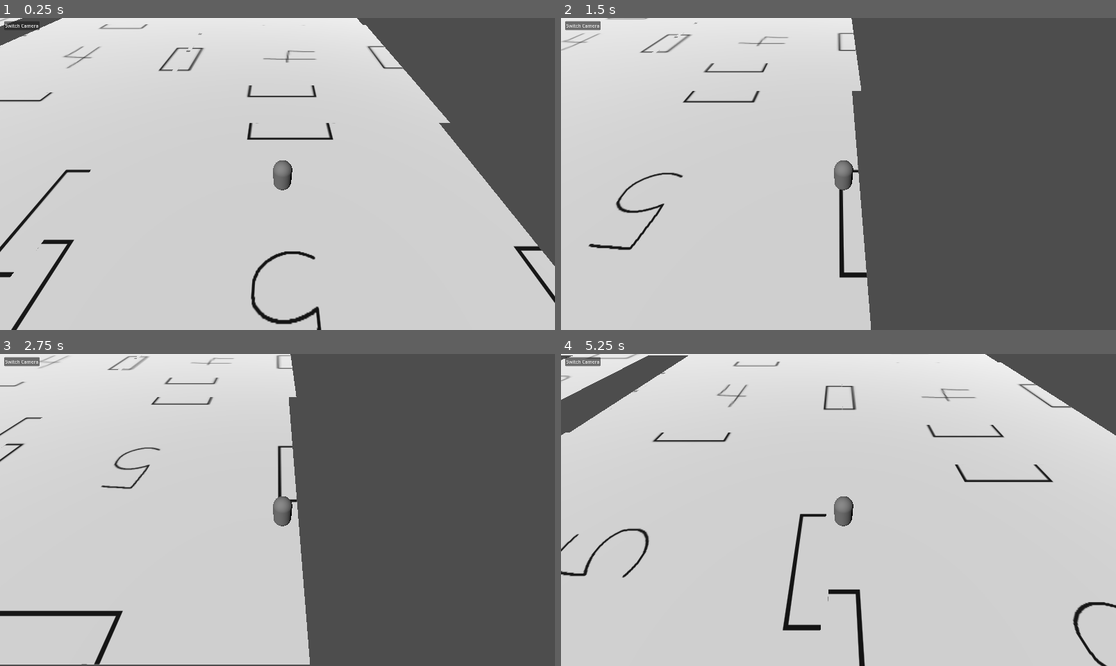
Above: before the commit, frames 1-4 (two rows, left to right).
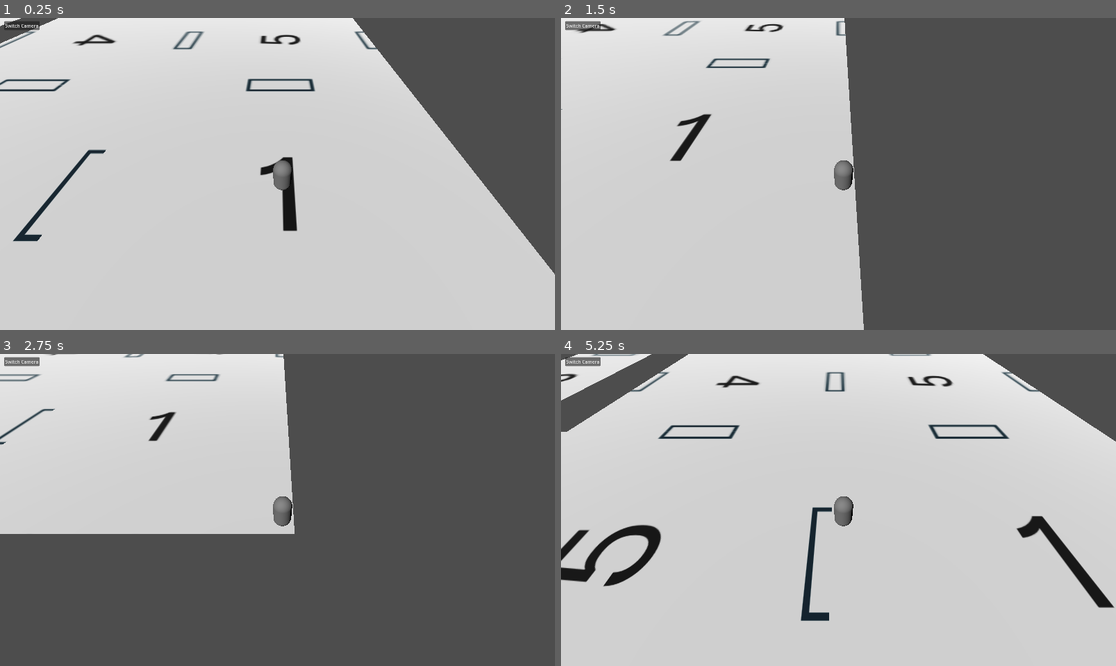
Above: after the commit, the same moments.

Repository: Team-C-623/koven_game
Game: Godot game, scene res://scenes/main3d.tscn
The game is run twice, just before and just after one commit, with the same random seed, the same clock (stepped at 60 frames per second) and the same inputs.
Inputs:
- Up to frame 1 (0.25 s): no input
- Up to frame 2 (1.5 s): tap Enter at 0.5 s; hold D (right) 0.53-1.28 s; hold S (down) from 1.28 s (still down)
- Up to frame 3 (2.75 s): release S (down) at 2.03 s; hold D (right) from 2.03 s (still down)
- Up to frame 4 (5.25 s): tap Space at 2.75 s; release D (right) at 2.78 s; hold W (up) 2.78-3.53 s; hold A (left) 3.53-5.03 s; tap Enter at 5 s; hold S (down) from 5.03 s (still down)

The runs differ from the first frame. In frame 1, 5.1% of the frame differs, in the area x 0-100%, y 0-100%; in frame 2, 3.2%; in frame 3, 25%, in the area x 0-56%, y 0-100%; in frame 4, 6.3%.

Commit message:
implemented new textures and collision
cleanup, comments, added new sprites to the rooms and fixed their collision and positioning

Diff:
--- a/scenes/main3d.tscn
+++ b/scenes/main3d.tscn
@@ -1,6 +1,6 @@
 [gd_scene load_steps=5 format=3 uid="uid://cirl17lt8b0qy"]
 
-[ext_resource type="PackedScene" uid="uid://na8sbq0ipt4w" path="res://scenes/room1_3d.tscn" id="1_cfuyy"]
+[ext_resource type="PackedScene" uid="uid://na8sbq0ipt4w" path="res://scenes/room1.tscn" id="1_cfuyy"]
 [ext_resource type="Script" path="res://scripts/main.gd" id="1_tbt52"]
 [ext_resource type="PackedScene" uid="uid://cjjcwfil4vt7w" path="res://scenes/player_3d.tscn" id="2_mjsmv"]
 [ext_resource type="Script" path="res://scripts/map.gd" id="4_scj2c"]
@@ -39,6 +39,6 @@
 [node name="Map" type="Node3D" parent="."]
 script = ExtResource("4_scj2c")
 
-[node name="room1_3d" parent="Map" instance=ExtResource("1_cfuyy")]
+[node name="room1" parent="Map" instance=ExtResource("1_cfuyy")]
 
 [connection signal="pressed" from="SwitchCamButton" to="." method="switch_cam"]
--- a/scenes/room1_3d.tscn
+++ b/scenes/room1.tscn
@@ -1,14 +1,20 @@
 [gd_scene load_steps=4 format=3 uid="uid://na8sbq0ipt4w"]
 
-[ext_resource type="Texture2D" uid="uid://3ci5ay7k73qr" path="res://assets/room1new.png" id="1_opx2e"]
 [ext_resource type="Script" path="res://scripts/room1.gd" id="1_whfxc"]
+[ext_resource type="Texture2D" uid="uid://tlq13q1g62t2" path="res://assets/room1newer.PNG" id="2_8i6pc"]
 
 [sub_resource type="WorldBoundaryShape3D" id="WorldBoundaryShape3D_vcy58"]
 
-[node name="room1_3d" type="StaticBody3D"]
+[node name="room1" type="StaticBody3D"]
 script = ExtResource("1_whfxc")
 
+[node name="Sprite3D" type="Sprite3D" parent="."]
+axis = 1
+shaded = true
+texture = ExtResource("2_8i6pc")
+
 [node name="Area3D" type="Area3D" parent="."]
+visible = false
 collision_layer = 2
 collision_mask = 2
 
@@ -18,7 +24,7 @@
 
 [node name="WallDoor1" type="CollisionPolygon3D" parent="Area3D"]
 transform = Transform3D(-0.1, 0, -8.74228e-09, 0, 0.1, 0, 8.74228e-09, 0, -0.1, 0, 0, -3)
-polygon = PackedVector2Array(30, 0, 30, 19, -30, 19, -30, 0, -8, 0, -8, 16, 7, 16, 7, 0)
+polygon = PackedVector2Array(30, 0, 30, 19, -30, 19, -30, 0, -8, 0, -8, 16, 8, 16, 8, 0)
 
 [node name="Wall2" type="CollisionPolygon3D" parent="Area3D"]
 transform = Transform3D(-4.37114e-09, 0, -0.1, 0, 0.1, 0, 0.1, 0, -4.37114e-09, -3, 0, 0)
@@ -32,13 +38,8 @@
 transform = Transform3D(0.1, 0, 0, 0, 0.1, 0, 0, 0, 0.1, 0, 0, 3)
 polygon = PackedVector2Array(30, 0, 30, 19, -30, 19, -30, 0)
 
-[node name="Sprite3D" type="Sprite3D" parent="."]
-axis = 1
-shaded = true
-texture = ExtResource("1_opx2e")
-
 [node name="DoorPosU" type="Node3D" parent="."]
-transform = Transform3D(1, 0, 0, 0, 1, 0, 0, 0, 1, 0.039656, 0, -3)
+transform = Transform3D(1, 0, 0, 0, 1, 0, 0, 0, 1, 0, 0, -3)
 
 [node name="Floor" type="CollisionShape3D" parent="."]
 transform = Transform3D(0.3, 0, 0, 0, 0.3, 0, 0, 0, 0.3, 0, 0, 0)
@@ -46,7 +47,7 @@
 
 [node name="WallDoor1" type="CollisionPolygon3D" parent="."]
 transform = Transform3D(-0.1, 0, -8.74228e-09, 0, 0.1, 0, 8.74228e-09, 0, -0.1, 0, 0, -3)
-polygon = PackedVector2Array(30, 0, 30, 19, -30, 19, -30, 0, -8, 0, -8, 16, 7, 16, 7, 0)
+polygon = PackedVector2Array(30, 0, 30, 19, -30, 19, -30, 0, -8, 0, -8, 16, 8, 16, 8, 0)
 
 [node name="Wall2" type="CollisionPolygon3D" parent="."]
 transform = Transform3D(-4.37114e-09, 0, -0.1, 0, 0.1, 0, 0.1, 0, -4.37114e-09, -3, 0, 0)
--- a/scenes/room2_3d.tscn
+++ b/scenes/room2.tscn
@@ -1,17 +1,17 @@
 [gd_scene load_steps=4 format=3 uid="uid://c7fg5epxjkipk"]
 
-[ext_resource type="Texture2D" uid="uid://blirhab4rv2vr" path="res://assets/room2new.png" id="1_5do4t"]
-[ext_resource type="Script" path="res://scripts/room2.gd" id="1_5g8y7"]
+[ext_resource type="Script" path="res://scripts/room2.gd" id="1_qnv86"]
+[ext_resource type="Texture2D" uid="uid://cy3t5fi4bysoq" path="res://assets/room2newer.png" id="2_8ivkf"]
 
 [sub_resource type="WorldBoundaryShape3D" id="WorldBoundaryShape3D_1yg7t"]
 
-[node name="room2_3d" type="StaticBody3D"]
-script = ExtResource("1_5g8y7")
+[node name="room2" type="StaticBody3D"]
+script = ExtResource("1_qnv86")
 
 [node name="Sprite3D" type="Sprite3D" parent="."]
 axis = 1
 shaded = true
-texture = ExtResource("1_5do4t")
+texture = ExtResource("2_8ivkf")
 
 [node name="Floor" type="CollisionShape3D" parent="."]
 transform = Transform3D(0.3, 0, 0, 0, 0.3, 0, 0, 0, 0.3, 0, 0, 0)
@@ -19,7 +19,7 @@
 
 [node name="WallDoor1" type="CollisionPolygon3D" parent="."]
 transform = Transform3D(-0.1, 0, -8.74228e-09, 0, 0.1, 0, 8.74228e-09, 0, -0.1, 0, 0, -3)
-polygon = PackedVector2Array(15, 0, 15, 19, -15, 19, -15, 0, -8, 0, -8, 16, 7, 16, 7, 0)
+polygon = PackedVector2Array(15, 0, 15, 19, -15, 19, -15, 0, -8, 0, -8, 16, 8, 16, 8, 0)
 
 [node name="Wall2" type="CollisionPolygon3D" parent="."]
 transform = Transform3D(-4.37114e-09, 0, -0.1, 0, 0.1, 0, 0.1, 0, -4.37114e-09, -1.5, 0, 0)
@@ -31,10 +31,10 @@
 
 [node name="WallDoor4" type="CollisionPolygon3D" parent="."]
 transform = Transform3D(0.1, 0, 0, 0, 0.1, 0, 0, 0, 0.1, 0, 0, 3)
-polygon = PackedVector2Array(15, 0, 15, 19, -15, 19, -15, 0, -9, 0, -9, 16, 6, 16, 6, 0)
+polygon = PackedVector2Array(15, 0, 15, 19, -15, 19, -15, 0, -8, 0, -8, 16, 8, 16, 8, 0)
 
 [node name="DoorPosU" type="Node3D" parent="."]
-transform = Transform3D(1, 0, 0, 0, 1, 0, 0, 0, 1, 0.110407, 0, -3)
+transform = Transform3D(1, 0, 0, 0, 1, 0, 0, 0, 1, 0, 0, -3)
 
 [node name="DoorPosD" type="Node3D" parent="."]
-transform = Transform3D(1, 0, 0, 0, 1, 0, 0, 0, 1, -0.163929, 0, 3)
+transform = Transform3D(1, 0, 0, 0, 1, 0, 0, 0, 1, 0, 0, 3)
--- a/scenes/room3_3d.tscn
+++ b/scenes/room3.tscn
@@ -1,17 +1,17 @@
 [gd_scene load_steps=4 format=3 uid="uid://nx3cu52sp4hs"]
 
-[ext_resource type="Script" path="res://scripts/room3.gd" id="1_n47yv"]
-[ext_resource type="Texture2D" uid="uid://bk38yclnuxb55" path="res://assets/room3new.png" id="1_x0wey"]
+[ext_resource type="Script" path="res://scripts/room3.gd" id="1_olwfr"]
+[ext_resource type="Texture2D" uid="uid://dbldsd0l0sgr0" path="res://assets/room3newer.PNG" id="2_uijkg"]
 
 [sub_resource type="WorldBoundaryShape3D" id="WorldBoundaryShape3D_cgmqh"]
 
-[node name="room3_3d" type="StaticBody3D"]
-script = ExtResource("1_n47yv")
+[node name="room3" type="StaticBody3D"]
+script = ExtResource("1_olwfr")
 
 [node name="Sprite3D" type="Sprite3D" parent="."]
 axis = 1
 shaded = true
-texture = ExtResource("1_x0wey")
+texture = ExtResource("2_uijkg")
 
 [node name="Floor" type="CollisionShape3D" parent="."]
 transform = Transform3D(0.3, 0, 0, 0, 0.3, 0, 0, 0, 0.3, 0, 0, 0)
@@ -23,7 +23,7 @@
 
 [node name="WallDoor2" type="CollisionPolygon3D" parent="."]
 transform = Transform3D(-4.37114e-09, 0, -0.1, 0, 0.1, 0, 0.1, 0, -4.37114e-09, -3, 0, 0)
-polygon = PackedVector2Array(30, 0, 30, 19, -30, 19, -30, 0, -11, 0, -11, 17, 4, 17, 4, 0)
+polygon = PackedVector2Array(30, 0, 30, 19, -30, 19, -30, 0, -8, 0, -8, 17, 8, 17, 8, 0)
 
 [node name="Wall3" type="CollisionPolygon3D" parent="."]
 transform = Transform3D(-4.37114e-09, 0, -0.1, 0, 0.1, 0, 0.1, 0, -4.37114e-09, 3, 0, 0)
@@ -31,10 +31,10 @@
 
 [node name="WallDoor4" type="CollisionPolygon3D" parent="."]
 transform = Transform3D(0.1, 0, 0, 0, 0.1, 0, 0, 0, 0.1, 0, 0, 3)
-polygon = PackedVector2Array(30, 0, 30, 19, -30, 19, -30, 0, -11, 0, -11, 16, 4, 16, 4, 0)
+polygon = PackedVector2Array(30, 0, 30, 19, -30, 19, -30, 0, -8, 0, -8, 17, 8, 17, 8, 0)
 
 [node name="DoorPosL" type="Node3D" parent="."]
-transform = Transform3D(1, 0, 0, 0, 1, 0, 0, 0, 1, -3, 0, -0.385369)
+transform = Transform3D(1, 0, 0, 0, 1, 0, 0, 0, 1, -3, 0, 0)
 
 [node name="DoorPosD" type="Node3D" parent="."]
-transform = Transform3D(1, 0, 0, 0, 1, 0, 0, 0, 1, -0.376159, 0, 3)
+transform = Transform3D(1, 0, 0, 0, 1, 0, 0, 0, 1, 0, 0, 3)
--- a/scenes/room4.tscn
+++ b/scenes/room4.tscn
@@ -1,7 +1,7 @@
 [gd_scene load_steps=4 format=3 uid="uid://bbg6frkka47sn"]
 
-[ext_resource type="Texture2D" uid="uid://t3ic2ljvk0w8" path="res://assets/room4.png" id="1_06ser"]
 [ext_resource type="Script" path="res://scripts/room4.gd" id="1_n08vc"]
+[ext_resource type="Texture2D" uid="uid://ee8n3fake6as" path="res://assets/room4newer.PNG" id="2_k0rwq"]
 
 [sub_resource type="WorldBoundaryShape3D" id="WorldBoundaryShape3D_42x5r"]
 
@@ -11,7 +11,7 @@
 [node name="Sprite3D" type="Sprite3D" parent="."]
 axis = 1
 shaded = true
-texture = ExtResource("1_06ser")
+texture = ExtResource("2_k0rwq")
 
 [node name="Floor" type="CollisionShape3D" parent="."]
 transform = Transform3D(0.3, 0, 0, 0, 0.3, 0, 0, 0, 0.3, 0, 0, 0)
@@ -19,7 +19,7 @@
 
 [node name="WallDoor1" type="CollisionPolygon3D" parent="."]
 transform = Transform3D(-0.1, 0, -8.74228e-09, 0, 0.1, 0, 8.74228e-09, 0, -0.1, 0, 0, -3)
-polygon = PackedVector2Array(30, 0, 30, 19, -30, 19, -30, 0, -6, 0, -6, 16, 9, 16, 9, 0)
+polygon = PackedVector2Array(30, 0, 30, 19, -30, 19, -30, 0, -8, 0, -8, 16, 8, 16, 8, 0)
 
 [node name="Wall2" type="CollisionPolygon3D" parent="."]
 transform = Transform3D(-4.37114e-09, 0, -0.1, 0, 0.1, 0, 0.1, 0, -4.37114e-09, -3, 0, 0)
@@ -27,17 +27,17 @@
 
 [node name="WallDoor3" type="CollisionPolygon3D" parent="."]
 transform = Transform3D(-4.37114e-09, 0, -0.1, 0, 0.1, 0, 0.1, 0, -4.37114e-09, 3, 0, 0)
-polygon = PackedVector2Array(30, 0, 30, 19, -30, 19, -30, 0, -6, 0, -6, 16, 9, 16, 9, 0)
+polygon = PackedVector2Array(30, 0, 30, 19, -30, 19, -30, 0, -8, 0, -8, 16, 8, 16, 8, 0)
 
 [node name="WallDoor4" type="CollisionPolygon3D" parent="."]
 transform = Transform3D(0.1, 0, 0, 0, 0.1, 0, 0, 0, 0.1, 0, 0, 3)
-polygon = PackedVector2Array(30, 0, 30, 19, -30, 19, -30, 0, -7, 0, -7, 16, 8, 16, 8, 0)
+polygon = PackedVector2Array(30, 0, 30, 19, -30, 19, -30, 0, -8, 0, -8, 16, 8, 16, 8, 0)
 
 [node name="DoorPosU" type="Node3D" parent="."]
-transform = Transform3D(1, 0, 0, 0, 1, 0, 0, 0, 1, -0.125188, 0, -3)
+transform = Transform3D(1, 0, 0, 0, 1, 0, 0, 0, 1, 0, 0, -3)
 
 [node name="DoorPosD" type="Node3D" parent="."]
-transform = Transform3D(1, 0, 0, 0, 1, 0, 0, 0, 1, 0.00839865, 0, 3)
+transform = Transform3D(1, 0, 0, 0, 1, 0, 0, 0, 1, 0, 0, 3)
 
 [node name="DoorPosR" type="Node3D" parent="."]
-transform = Transform3D(1, 0, 0, 0, 1, 0, 0, 0, 1, 3, 0, 0.129039)
+transform = Transform3D(1, 0, 0, 0, 1, 0, 0, 0, 1, 3, 0, 0)
--- a/scenes/room5.tscn
+++ b/scenes/room5.tscn
@@ -1,7 +1,7 @@
 [gd_scene load_steps=4 format=3 uid="uid://cieu5rfqhyfnd"]
 
 [ext_resource type="Script" path="res://scripts/room5.gd" id="1_gn8j5"]
-[ext_resource type="Texture2D" uid="uid://s3vuw5s6phpj" path="res://assets/room5.png" id="1_qubmv"]
+[ext_resource type="Texture2D" uid="uid://dj3ahi804idrc" path="res://assets/room5newer.PNG" id="2_ous34"]
 
 [sub_resource type="WorldBoundaryShape3D" id="WorldBoundaryShape3D_g50og"]
 
@@ -11,7 +11,7 @@
 [node name="Sprite3D" type="Sprite3D" parent="."]
 axis = 1
 shaded = true
-texture = ExtResource("1_qubmv")
+texture = ExtResource("2_ous34")
 
 [node name="Floor" type="CollisionShape3D" parent="."]
 transform = Transform3D(0.3, 0, 0, 0, 0.3, 0, 0, 0, 0.3, 0, 0, 0)
@@ -19,28 +19,28 @@
 
 [node name="WallDoor1" type="CollisionPolygon3D" parent="."]
 transform = Transform3D(-0.1, 0, -8.74228e-09, 0, 0.1, 0, 8.74228e-09, 0, -0.1, 0, 0, -3)
-polygon = PackedVector2Array(30, 0, 30, 19, -30, 19, -30, 0, -5, 0, -5, 16, 10, 16, 10, 0)
+polygon = PackedVector2Array(30, 0, 30, 19, -30, 19, -30, 0, -8, 0, -8, 16, 8, 16, 8, 0)
 
 [node name="WallDoor2" type="CollisionPolygon3D" parent="."]
 transform = Transform3D(-4.37114e-09, 0, -0.1, 0, 0.1, 0, 0.1, 0, -4.37114e-09, -3, 0, 0)
-polygon = PackedVector2Array(30, 0, 30, 19, -30, 19, -30, 0, -9, 0, -9, 16, 6, 16, 6, 0)
+polygon = PackedVector2Array(30, 0, 30, 19, -30, 19, -30, 0, -8, 0, -8, 16, 8, 16, 8, 0)
 
 [node name="WallDoor3" type="CollisionPolygon3D" parent="."]
 transform = Transform3D(-4.37114e-09, 0, -0.1, 0, 0.1, 0, 0.1, 0, -4.37114e-09, 3, 0, 0)
-polygon = PackedVector2Array(30, 0, 30, 19, -30, 19, -30, 0, -8, 0, -8, 16, 7, 16, 7, 0)
+polygon = PackedVector2Array(30, 0, 30, 19, -30, 19, -30, 0, -8, 0, -8, 16, 8, 16, 8, 0)
 
 [node name="WallDoor4" type="CollisionPolygon3D" parent="."]
 transform = Transform3D(0.1, 0, 0, 0, 0.1, 0, 0, 0, 0.1, 0, 0, 3)
-polygon = PackedVector2Array(30, 0, 30, 19, -30, 19, -30, 0, -8, 0, -8, 16, 6, 16, 6, 0)
+polygon = PackedVector2Array(30, 0, 30, 19, -30, 19, -30, 0, -8, 0, -8, 16, 8, 16, 8, 0)
 
 [node name="DoorPosL" type="Node3D" parent="."]
-transform = Transform3D(1, 0, 0, 0, 1, 0, 0, 0, 1, -3, 0, -0.131162)
+transform = Transform3D(1, 0, 0, 0, 1, 0, 0, 0, 1, -3, 0, 0)
 
 [node name="DoorPosD" type="Node3D" parent="."]
-transform = Transform3D(1, 0, 0, 0, 1, 0, 0, 0, 1, -0.0896384, 0, 3)
+transform = Transform3D(1, 0, 0, 0, 1, 0, 0, 0, 1, 0, 0, 3)
 
 [node name="DoorPosR" type="Node3D" parent="."]
-transform = Transform3D(1, 0, 0, 0, 1, 0, 0, 0, 1, 3, 0, -0.0440629)
+transform = Transform3D(1, 0, 0, 0, 1, 0, 0, 0, 1, 3, 0, 0)
 
 [node name="DoorPosU" type="Node3D" parent="."]
-transform = Transform3D(1, 0, 0, 0, 1, 0, 0, 0, 1, -0.206696, 0, -3)
+transform = Transform3D(1, 0, 0, 0, 1, 0, 0, 0, 1, 0, 0, -3)
--- a/scripts/main.gd
+++ b/scripts/main.gd
@@ -1,22 +1,28 @@
 extends Node3D
 
-var room2scene = preload("res://scenes/room2_3d.tscn")
-var room3scene = preload("res://scenes/room3_3d.tscn")
+# imports rooms as packed scenes
+var room2scene = preload("res://scenes/room2.tscn")
+var room3scene = preload("res://scenes/room3.tscn")
 var room4scene = preload("res://scenes/room4.tscn")
 var room5scene = preload("res://scenes/room5.tscn")
 
+# creates a list of the options for rooms to choose from when generating
+# probably a better way to do this? idk
 var room_options = [room2scene, room3scene, room4scene, room5scene]
 
 # Called when the node enters the scene tree for the first time.
 func _ready() -> void:
 	generate()
 
+	# create a non-random room, adds it to the tree and then sets its position
 	#var instance1 = get_node("Map")._add_room(room2scene)
-	#get_node("Map")._set_room_position(instance1, get_node("Map/room1_3d"), "DoorPosU", "DoorPosD")
+	#get_node("Map")._set_room_position(instance1, get_node("Map/room1"), "DoorPosU", "DoorPosD")
 	#var instance2 = get_node("Map")._add_room(room3scene)
 	#get_node("Map")._set_room_position(instance2, instance1, "DoorPosU", "DoorPosD")
 
-	#var instance1 = get_node("Map")._add_room_and_set(room5scene, get_node("Map/room1_3d"), "DoorPosU", "DoorPosL")
+	# old method to create a room, adds to tree and sets position in the same method
+	# basically more control is better
+	#var instance1 = get_node("Map")._add_room_and_set(room5scene, get_node("Map/room1"), "DoorPosU", "DoorPosL")
 	#var instance3 = get_node("Map")._add_room_and_set(room2scene, instance2, "DoorPosL", "DoorPosD")
 	#var instance4 = get_node("Map")._add_room_and_set(room3scene, instance3, "DoorPosU", "DoorPosL")
 	#var instance5 = get_node("Map")._add_room_and_set(room4scene, instance4, "DoorPosD", "DoorPosR")
@@ -31,7 +37,7 @@
 	for i in range(10):
 		# if at 0, make the previous room the starting room
 		if i == 0:
-			prev_room = get_node("Map/room1_3d")
+			prev_room = get_node("Map/room1")
 		# pick a random room packed scene from the list of preloaded rooms
 		var room_choice = room_options.pick_random()
 
Binary file removed: assets/room1new.png
Not shown, changed: assets/room1newer.PNG.import
Binary file removed: assets/room2new.png
Not shown, changed: assets/room2newer.png.import
Binary file removed: assets/room3new.png
Not shown, changed: assets/room3newer.PNG.import
Binary file removed: assets/room4.png
Not shown, changed: assets/room4newer.PNG.import
Binary file removed: assets/room5.png
Not shown, changed: assets/room5newer.PNG.import
